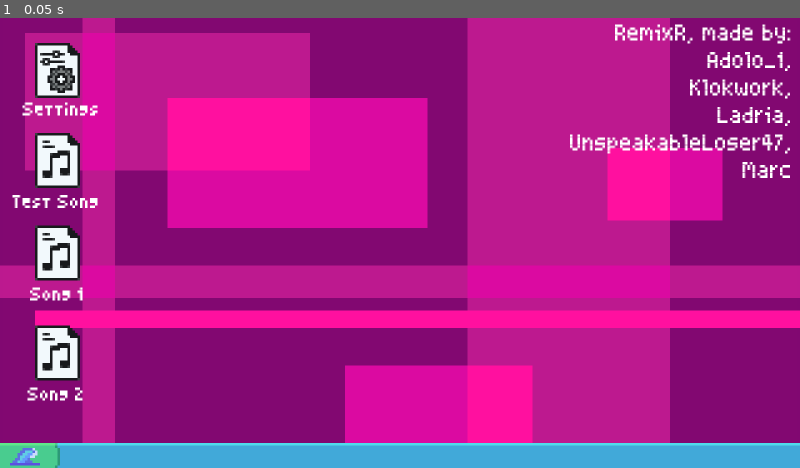
Above: before the commit, frame 1.
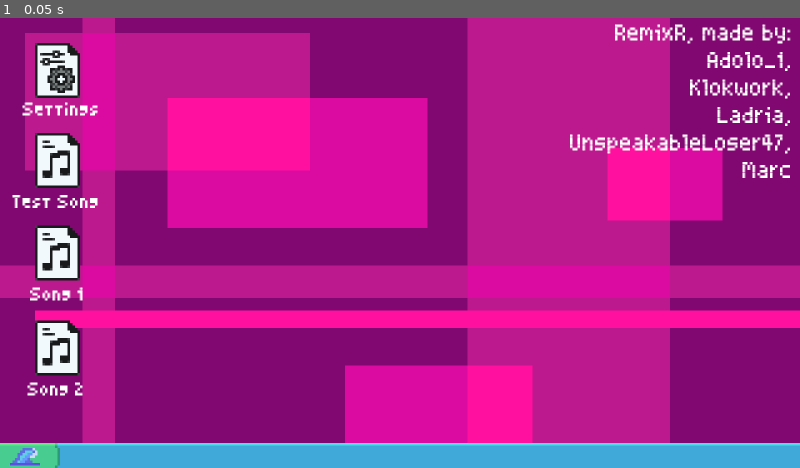
Above: after the commit, the same moment.

Repository: Cheese-Sandwich-Games/Wejammin
Game: Godot game, scene res://Scenes/menu.tscn
Same seed, same stepped clock (60 frames per second), same inputs: the game is played once before the commit and once after it. Sound files missing from this copy of the repository are replaced by a short silence.
Inputs:
- Up to frame 1 (0.05 s): no input

The runs differ from the first frame. In frame 1, 0.5% of the frame differs, in the area x 3-11%, y 67-86%.

Commit message:
Added note storing functions to make note maps

Diff:
--- a/Game Logic/Conductor/conductor.gd
+++ b/Game Logic/Conductor/conductor.gd
@@ -52,6 +52,14 @@
 	set(new_value):
 		arp_volume = new_value
 		set_audio_volume(5, new_value)
+
+# Testing making a song
+var played_notes: Dictionary[int, String] = {}
+var lane_1_note: String = "0"
+var lane_2_note: String = "0"
+var lane_3_note: String = "0"
+var lane_4_note: String = "0"
+var save_path: String = "res://songsave.txt"
 
 @onready var bass_layer = $BassLayer
 @onready var drums_layer = $DrumsLayer
@@ -102,7 +110,13 @@
 
 		# When moving onto the next beat of the song spawn notes
 		if new_position_in_beats != song_position_in_beats:
+			if lane_1_note != "0" or lane_2_note != "0" or lane_3_note != "0" or lane_4_note != "0":
+				played_notes.set(song_position_in_beats, lane_1_note + lane_2_note + lane_3_note + lane_4_note)
 			song_position_in_beats = new_position_in_beats
+			lane_1_note = "0"
+			lane_2_note = "0"
+			lane_3_note = "0"
+			lane_4_note = "0"
 
 			# Check if there should be a layer toggle
 			if song_data.layer_toggles.has(song_position_in_beats):
@@ -241,3 +255,19 @@
 func _on_finished() -> void:
 	UserInterface.show_song_overview()
 	#get_tree().change_scene_to_file("res://Scenes/menu.tscn")
+
+
+func _input(event: InputEvent) -> void:
+	if event.is_action_pressed("lane_1"):
+		lane_1_note = "1"
+	if event.is_action_pressed("lane_2"):
+		lane_2_note = "1"
+	if event.is_action_pressed("lane_3"):
+		lane_3_note = "1"
+	if event.is_action_pressed("lane_4"):
+		lane_4_note = "1"
+	#if event.is_action_pressed("test_button"):
+		#var file = FileAccess.open(save_path, FileAccess.WRITE)
+		#var jstr = JSON.stringify(played_notes)
+		#file.store_line(jstr)
+		#print(played_notes)
--- a/Game Logic/Highway/SongData.tres
+++ b/Game Logic/Highway/SongData.tres
@@ -10,29 +10,57 @@
 [resource]
 script = ExtResource("1_48hx0")
 node_spawn_timing = Dictionary[int, String]({
-10: "0011",
-12: "1001",
-14: "0110",
-16: "1000",
+8: "1001",
+9: "0110",
+10: "1001",
+11: "0110",
+12: "1000",
+13: "0100",
+14: "0010",
+15: "0001",
+16: "0010",
 17: "0100",
-18: "0010",
-19: "0001",
-20: "0010",
-21: "0100",
-22: "1000",
-24: "1001",
-26: "0110",
-28: "1001",
-30: "0110",
-32: "1100",
-34: "0011",
-36: "0001",
-37: "0010",
-38: "0100",
-39: "1000",
-40: "0100",
-41: "0010",
-42: "0001"
+18: "1000",
+19: "0110",
+20: "0001",
+21: "0010",
+22: "0100",
+23: "1000",
+24: "0100",
+25: "0010",
+26: "0001",
+27: "1000",
+28: "0001",
+29: "0110",
+30: "1000",
+31: "0100",
+32: "0010",
+33: "0001",
+34: "0010",
+35: "0100",
+36: "1001",
+37: "0110",
+38: "1001",
+39: "0110",
+40: "1001",
+41: "1100",
+42: "0010",
+44: "0001",
+45: "0010",
+46: "0100",
+47: "1000",
+48: "1001",
+49: "0110",
+50: "1001",
+51: "0100",
+52: "0010",
+53: "0001",
+54: "1000",
+55: "0100",
+56: "0010",
+57: "0001",
+58: "1000",
+59: "0110"
 })
 layer_toggles = Dictionary[int, int]({
 10: 1
--- a/Music/Song1/song_1_data.tres
+++ b/Music/Song1/song_1_data.tres
@@ -8,6 +8,380 @@
 
 [resource]
 script = ExtResource("1_trqy2")
+node_spawn_timing = Dictionary[int, String]({
+13: "1001",
+15: "0110",
+16: "0100",
+17: "0010",
+19: "0100",
+20: "0110",
+21: "0010",
+22: "0100",
+23: "0010",
+24: "0100",
+25: "0010",
+26: "0100",
+27: "0010",
+28: "0100",
+29: "0010",
+30: "0100",
+31: "0010",
+32: "0100",
+33: "0010",
+34: "0100",
+35: "0010",
+36: "0100",
+37: "1001",
+38: "0110",
+39: "1001",
+41: "0110",
+42: "1000",
+43: "0110",
+44: "0001",
+45: "0010",
+46: "0100",
+47: "1000",
+48: "0100",
+49: "0010",
+50: "0001",
+51: "0010",
+53: "1100",
+54: "1001",
+56: "0100",
+57: "0010",
+58: "0100",
+59: "0010",
+60: "0100",
+61: "0110",
+62: "0010",
+63: "0100",
+64: "0010",
+66: "0100",
+67: "1001",
+69: "0110",
+70: "1001",
+71: "0110",
+72: "1000",
+73: "0110",
+75: "1001",
+77: "0110",
+78: "1001",
+79: "0110",
+80: "1000",
+81: "0110",
+82: "0001",
+83: "0010",
+84: "0100",
+85: "1000",
+86: "1001",
+87: "0100",
+88: "0010",
+89: "0100",
+90: "0010",
+91: "0100",
+92: "0010",
+93: "0100",
+94: "0010",
+95: "1001",
+96: "0110",
+97: "1000",
+98: "0100",
+99: "0010",
+100: "0001",
+101: "0010",
+103: "1101",
+105: "1110",
+106: "0111",
+107: "1000",
+108: "0100",
+109: "0010",
+110: "0001",
+116: "0110",
+117: "1001",
+118: "0100",
+119: "0010",
+120: "0100",
+121: "0010",
+122: "0100",
+123: "1001",
+124: "0110",
+125: "1000",
+126: "1000",
+127: "1000",
+128: "1000",
+129: "1000",
+130: "1000",
+131: "0100",
+132: "0010",
+133: "0001",
+134: "0010",
+136: "1100",
+137: "0100",
+138: "0010",
+139: "0001",
+141: "0010",
+142: "0100",
+143: "1000",
+144: "1001",
+145: "0110",
+146: "1000",
+147: "0001",
+148: "0110",
+150: "0100",
+151: "0010",
+152: "0100",
+153: "0010",
+154: "1001",
+155: "0100",
+159: "0101",
+164: "0100",
+165: "0010",
+166: "0100",
+167: "0110",
+169: "0010",
+170: "0100",
+171: "1011",
+173: "0110",
+175: "0100",
+176: "0010",
+177: "0110",
+179: "1001",
+180: "0100",
+181: "0010",
+182: "0100",
+183: "1011",
+185: "0110",
+186: "1000",
+187: "0110",
+188: "0001",
+189: "0010",
+190: "0100",
+192: "1000",
+193: "0110",
+194: "0001",
+195: "0010",
+196: "0100",
+197: "1000",
+199: "0100",
+200: "0010",
+201: "0001",
+202: "0010",
+203: "0100",
+204: "1000",
+205: "0110",
+206: "0001",
+207: "1000",
+208: "0001",
+209: "0100",
+210: "0010",
+211: "0001",
+212: "0010",
+213: "0100",
+214: "1000",
+215: "0100",
+216: "0010",
+217: "0001",
+218: "0010",
+219: "1100",
+221: "1001",
+223: "0110",
+225: "1001",
+228: "0100",
+229: "0010",
+230: "0100",
+231: "0010",
+232: "0100",
+233: "0010",
+234: "0100",
+235: "0110",
+237: "0110",
+239: "0110",
+241: "0010",
+242: "0100",
+243: "1011",
+245: "1111",
+247: "0110",
+248: "1001",
+249: "0110",
+250: "0100",
+251: "0010",
+252: "0100",
+253: "0010",
+254: "0100",
+255: "0010",
+256: "0100",
+257: "0010",
+259: "0100",
+260: "0010",
+261: "0100",
+262: "0010",
+263: "0100",
+264: "0010",
+265: "0100",
+266: "0010",
+267: "1101",
+268: "0010",
+269: "0001",
+271: "0110",
+272: "1000",
+273: "0100",
+275: "0010",
+276: "0001",
+277: "0110",
+278: "1000",
+279: "0110",
+280: "1001",
+282: "0110",
+283: "0001",
+284: "0010",
+285: "0100",
+286: "1000",
+287: "0100",
+288: "0010",
+289: "0001",
+290: "0010",
+291: "0100",
+292: "1000",
+293: "0100",
+294: "0010",
+295: "0001",
+296: "0010",
+297: "0100",
+298: "1000",
+299: "0110",
+300: "1001",
+301: "0100",
+302: "0010",
+303: "0001",
+304: "0010",
+305: "0100",
+306: "1001",
+307: "0100",
+308: "0010",
+309: "0001",
+310: "1001",
+311: "0100",
+312: "0010",
+313: "0001",
+314: "0010",
+315: "0100",
+316: "1001",
+317: "0100",
+318: "0010",
+319: "0001",
+320: "0010",
+321: "0100",
+322: "1001",
+323: "0100",
+324: "0010",
+325: "0100",
+326: "0010",
+327: "0100",
+328: "0010",
+329: "0100",
+330: "0010",
+331: "0100",
+332: "0010",
+333: "0100",
+334: "0010",
+335: "1001",
+336: "0100",
+337: "0010",
+341: "1000",
+342: "0001",
+343: "0110",
+345: "1001",
+348: "0110",
+349: "1001",
+351: "0110",
+353: "1000",
+354: "0001",
+356: "0110",
+357: "1001",
+359: "0100",
+360: "0010",
+361: "1000",
+362: "0001",
+363: "0100",
+364: "0010",
+365: "1001",
+367: "0110",
+369: "1001",
+371: "0100",
+373: "0010",
+374: "0100",
+375: "0010",
+376: "0100",
+377: "0010",
+378: "0100",
+379: "0010",
+380: "0100",
+381: "0110",
+382: "0010",
+384: "0110",
+385: "0100",
+386: "0010",
+387: "0100",
+388: "0010",
+390: "0110",
+392: "0100",
+393: "0010",
+394: "0100",
+395: "0010",
+396: "0110",
+398: "0110",
+399: "0100",
+400: "0010",
+401: "0100",
+402: "0010",
+403: "1001",
+405: "0110",
+407: "1001",
+409: "0110",
+411: "1001",
+413: "0110",
+415: "0110",
+417: "1001",
+419: "0100",
+421: "0110",
+423: "0010",
+424: "0100",
+425: "0010",
+426: "0100",
+427: "0110",
+428: "0010",
+430: "0100",
+431: "0010",
+432: "0100",
+433: "0010",
+434: "0110",
+435: "0100",
+436: "0010",
+437: "1001",
+438: "0110",
+439: "1000",
+440: "0001",
+442: "0110",
+443: "0100",
+444: "0010",
+447: "0110",
+449: "1001",
+452: "0110",
+453: "1001",
+455: "0110",
+457: "1001",
+459: "0110",
+461: "1001",
+463: "0110"
+})
+layer_toggles = Dictionary[int, int]({
+165: 1,
+166: 2,
+213: 1,
+277: 2,
+293: 3,
+405: 3
+})
 bpm = 120
 arp_layer = ExtResource("1_clsub")
 bass_layer = ExtResource("2_rj81t")
--- a/Music/Song2/song_2_data.tres
+++ b/Music/Song2/song_2_data.tres
@@ -9,6 +9,496 @@
 
 [resource]
 script = ExtResource("1_sa1ew")
+node_spawn_timing = Dictionary[int, String]({
+20: "1001",
+21: "0110",
+22: "1000",
+23: "0100",
+24: "0010",
+25: "0001",
+26: "0010",
+27: "0100",
+28: "1000",
+29: "1001",
+30: "1110",
+31: "0010",
+32: "0100",
+33: "1000",
+34: "0001",
+35: "1000",
+36: "0100",
+37: "0010",
+38: "0001",
+40: "0010",
+41: "0100",
+42: "1000",
+43: "0100",
+44: "0011",
+46: "0010",
+47: "0100",
+48: "1000",
+49: "0110",
+50: "0001",
+51: "0010",
+53: "1100",
+55: "0110",
+56: "0001",
+58: "0110",
+59: "1000",
+60: "1001",
+62: "0110",
+63: "1001",
+64: "0010",
+65: "0100",
+66: "1000",
+67: "1000",
+68: "0100",
+69: "0010",
+70: "0001",
+71: "0010",
+72: "0100",
+73: "1000",
+74: "0001",
+75: "1000",
+76: "0110",
+78: "0110",
+79: "1000",
+80: "0001",
+81: "0100",
+82: "0010",
+83: "0100",
+84: "0010",
+85: "1001",
+86: "0100",
+87: "0010",
+88: "0100",
+89: "0010",
+90: "1001",
+91: "0100",
+92: "0010",
+93: "0100",
+94: "0010",
+95: "1001",
+96: "0100",
+97: "0011",
+99: "0010",
+100: "0100",
+101: "1000",
+102: "0110",
+103: "0001",
+104: "0010",
+105: "0100",
+107: "1000",
+108: "0110",
+109: "0001",
+110: "0010",
+112: "1100",
+114: "1001",
+115: "0110",
+116: "0001",
+117: "0010",
+118: "0100",
+119: "1000",
+120: "0100",
+121: "0010",
+122: "0001",
+123: "0010",
+124: "0100",
+125: "1000",
+126: "1001",
+127: "0100",
+128: "0010",
+129: "0100",
+130: "0010",
+131: "1001",
+132: "0100",
+133: "0010",
+134: "0001",
+135: "0010",
+136: "0100",
+137: "1000",
+138: "0100",
+139: "0010",
+140: "0001",
+141: "0010",
+142: "0100",
+143: "1000",
+144: "0100",
+145: "0010",
+146: "0001",
+147: "0010",
+149: "0100",
+150: "1000",
+151: "0100",
+152: "0011",
+154: "0010",
+155: "0100",
+156: "1000",
+157: "0100",
+158: "0011",
+159: "0010",
+160: "0100",
+161: "1000",
+162: "0001",
+163: "1000",
+164: "0110",
+165: "1000",
+166: "0010",
+167: "0100",
+168: "0001",
+169: "1000",
+170: "0010",
+171: "0100",
+172: "0001",
+173: "1000",
+174: "0010",
+175: "0100",
+176: "0001",
+177: "1000",
+178: "0010",
+179: "0100",
+180: "1001",
+182: "0010",
+183: "0100",
+184: "1001",
+186: "0010",
+187: "0101",
+188: "1000",
+190: "0010",
+191: "0100",
+192: "0001",
+193: "1000",
+194: "0001",
+195: "0110",
+196: "0001",
+197: "1000",
+198: "0001",
+200: "0100",
+201: "0010",
+202: "0001",
+203: "1000",
+204: "0010",
+205: "0100",
+206: "0001",
+207: "1000",
+208: "0010",
+209: "0100",
+210: "0001",
+211: "1000",
+212: "0010",
+213: "0100",
+214: "0001",
+215: "1000",
+216: "0010",
+217: "0100",
+218: "0001",
+219: "1000",
+220: "0010",
+221: "0110",
+222: "1001",
+223: "0110",
+224: "1001",
+225: "0110",
+227: "1000",
+228: "0001",
+229: "0110",
+230: "1000",
+231: "0001",
+232: "0100",
+233: "0010",
+234: "1000",
+235: "0001",
+237: "0110",
+238: "0001",
+240: "0100",
+241: "1010",
+243: "0001",
+244: "0110",
+245: "0001",
+247: "0100",
+248: "0010",
+249: "0001",
+250: "0100",
+251: "0011",
+253: "0010",
+254: "0100",
+255: "1000",
+256: "0010",
+257: "0100",
+258: "1000",
+259: "0010",
+260: "0100",
+261: "1000",
+262: "0100",
+263: "0010",
+264: "0001",
+265: "0010",
+266: "0100",
+267: "1000",
+268: "0100",
+269: "0010",
+270: "0001",
+271: "0010",
+272: "0100",
+273: "1000",
+274: "0110",
+275: "0001",
+276: "1000",
+277: "0100",
+278: "0010",
+279: "0001",
+280: "1000",
+282: "0110",
+283: "0001",
+284: "1000",
+286: "0110",
+287: "0001",
+289: "0001",
+290: "0010",
+291: "1100",
+293: "0001",
+294: "0010",
+295: "0100",
+296: "1001",
+297: "0010",
+298: "0100",
+299: "1000",
+300: "0001",
+301: "0010",
+302: "0100",
+303: "1000",
+304: "0001",
+305: "0010",
+307: "1100",
+308: "0100",
+309: "0010",
+310: "0001",
+311: "0010",
+313: "1100",
+314: "0100",
+315: "0010",
+316: "0001",
+317: "0010",
+318: "0100",
+319: "1000",
+321: "0010",
+322: "0101",
+323: "1000",
+324: "0010",
+326: "0101",
+327: "0010",
+329: "1000",
+330: "0101",
+331: "0010",
+332: "1000",
+334: "0110",
+336: "0001",
+337: "0100",
+338: "0010",
+339: "0001",
+340: "1100",
+341: "0010",
+342: "0001",
+343: "1000",
+344: "0100",
+345: "0010",
+346: "0001",
+348: "1000",
+351: "0110",
+353: "1001",
+356: "0110",
+357: "1000",
+358: "0001",
+359: "0110",
+361: "0100",
+362: "0010",
+363: "0001",
+364: "0010",
+365: "0100",
+366: "1000",
+367: "0110",
+368: "0001",
+370: "0010",
+371: "1100",
+373: "0110",
+374: "0001",
+375: "0010",
+377: "0100",
+378: "1000",
+379: "0100",
+380: "0011",
+382: "0010",
+383: "0100",
+384: "1000",
+386: "1001",
+388: "0100",
+389: "0010",
+390: "1000",
+391: "0001",
+392: "0100",
+393: "0010",
+394: "0001",
+395: "1000",
+396: "0010",
+397: "0100",
+398: "1001",
+399: "0010",
+401: "0100",
+402: "0001",
+403: "1010",
+404: "0100",
+405: "0001",
+407: "1000",
+408: "0010",
+409: "0100",
+410: "0001",
+411: "1000",
+412: "0001",
+415: "0001",
+416: "0100",
+417: "1010",
+418: "0001",
+420: "0100",
+421: "0010",
+422: "1000",
+423: "0001",
+424: "0100",
+425: "0010",
+428: "1001",
+430: "0110",
+432: "1001",
+434: "0110",
+436: "1001",
+438: "0110",
+440: "0100",
+441: "0010",
+442: "0001",
+444: "0010",
+445: "1100",
+447: "0100",
+448: "0010",
+449: "0001",
+450: "0010",
+451: "0100",
+452: "1000",
+453: "0110",
+454: "0001",
+455: "0010",
+456: "0100",
+457: "1000",
+459: "0100",
+460: "0011",
+461: "0010",
+463: "1100",
+464: "0100",
+465: "0010",
+466: "0001",
+467: "0010",
+468: "0100",
+469: "1000",
+470: "0100",
+471: "0010",
+472: "0001",
+473: "0010",
+474: "0100",
+475: "1000",
+476: "0100",
+477: "0010",
+478: "0001",
+479: "0010",
+480: "0100",
+481: "1000",
+482: "0001",
+483: "1000",
+484: "0110",
+485: "0001",
+486: "0010",
+488: "1100",
+490: "0110",
+491: "0001",
+492: "0010",
+493: "0100",
+494: "1000",
+496: "0110",
+497: "0001",
+498: "0010",
+499: "0100",
+500: "1000",
+501: "0100",
+502: "0010",
+503: "0001",
+504: "0010",
+505: "0100",
+506: "1000",
+507: "0110",
+508: "1001",
+510: "0100",
+511: "0011",
+512: "0010",
+513: "0100",
+514: "1000",
+518: "1001",
+520: "0110",
+522: "1001",
+524: "0100",
+526: "0001",
+527: "0010",
+528: "1000",
+529: "0101",
+531: "1010",
+533: "0101",
+534: "0010",
+535: "1000",
+537: "0100",
+538: "0011",
+539: "1000",
+540: "0100",
+541: "0001",
+542: "0010",
+543: "1000",
+544: "0001",
+545: "0100",
+546: "0010",
+547: "1000",
+548: "0001",
+549: "0100",
+550: "0010",
+551: "1000",
+552: "0001",
+554: "0110",
+555: "1000",
+556: "0001",
+557: "0100",
+559: "0010",
+560: "1000",
+561: "0001",
+562: "0100",
+563: "1010",
+564: "0001",
+565: "0100",
+567: "0010",
+568: "1000",
+569: "0001",
+570: "0100",
+571: "0010",
+572: "1000",
+573: "0001",
+574: "0100",
+575: "0010",
+576: "1000",
+577: "0001",
+579: "1001"
+})
+layer_toggles = Dictionary[int, int]({
+229: 4,
+261: 3,
+293: 2,
+321: 4,
+389: 2,
+453: 3,
+454: 1,
+517: 1
+})
 arp_layer = ExtResource("1_7n618")
 bass_layer = ExtResource("2_sf6ur")
 drums_layer = ExtResource("3_63u48")
--- a/Scenes/menu.tscn
+++ b/Scenes/menu.tscn
@@ -75,9 +75,9 @@
 
 [node name="SongFile3" parent="." instance=ExtResource("8_6swd7")]
 offset_left = 14.0
-offset_top = 123.0
+offset_top = 121.0
 offset_right = 32.0
-offset_bottom = 145.0
+offset_bottom = 143.0
 song_name = "Song 2"
 song_data = ExtResource("10_g8i7c")
 
--- a/project.godot
+++ b/project.godot
@@ -91,6 +91,11 @@
 "events": [Object(InputEventKey,"resource_local_to_scene":false,"resource_name":"","device":-1,"window_id":0,"alt_press …(191 unchanged characters)…
 ]
 }
+test_button={
+"deadzone": 0.2,
+"events": [Object(InputEventKey,"resource_local_to_scene":false,"resource_name":"","device":-1,"window_id":0,"alt_pressed":false,"shift_pressed":false,"ctrl_pressed":false,"meta_pressed":false,"pressed":false,"keycode":0,"physical_keycode":48,"key_label":0,"unicode":48,"location":0,"echo":false,"script":null)
+]
+}
 
 [rendering]
 
Not shown, added: songsave.txt
